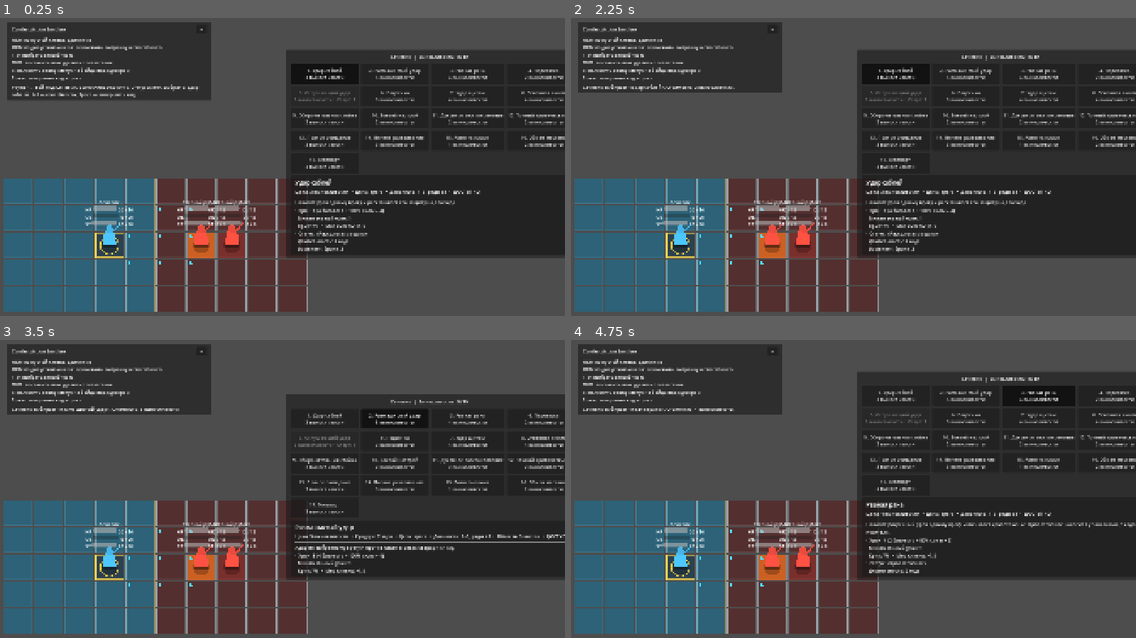
Above: before the commit, frames 1-4 (two rows, left to right).
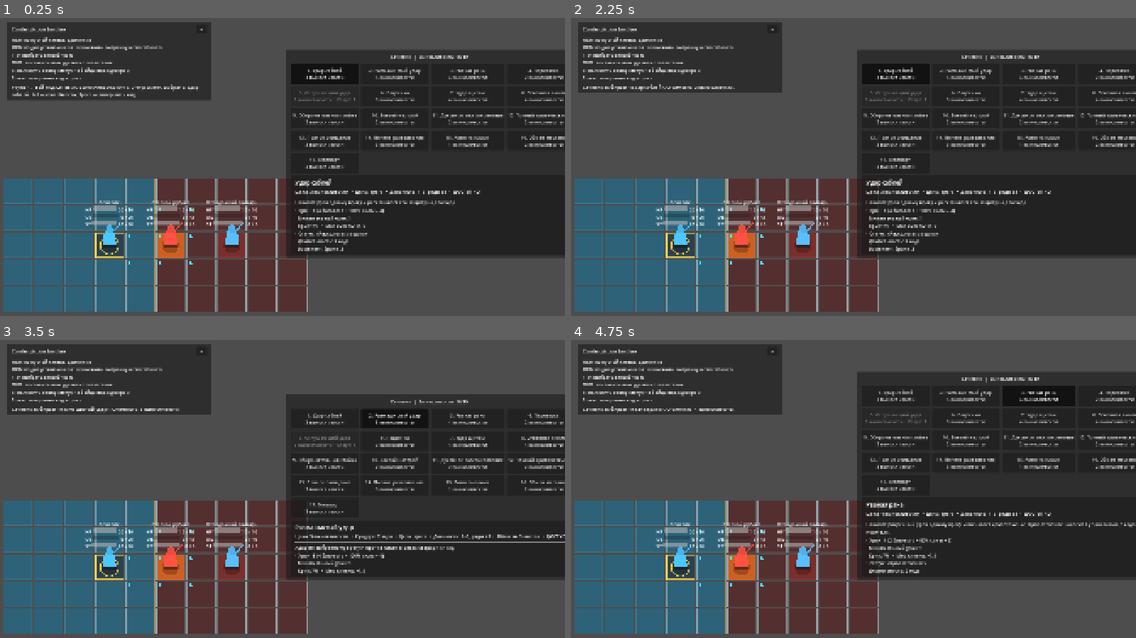
Above: after the commit, the same moments.

Repository: DanilNikolin/kleynod-steppe-frontier
Game: Godot game, scene res://scenes/debug/battle_grid_sandbox.tscn
Same seed, same stepped clock (60 frames per second), same inputs: the game is played once before the commit and once after it. The project has no main scene, so this scene is started directly.
Inputs:
- Up to frame 1 (0.25 s): no input
- Up to frame 2 (2.25 s): click "−" at 0.5 s; click "+" at 1.25 s; click "1. Удар саблей 3 выносливости" at 2 s
- Up to frame 3 (3.5 s): click "2. Размашистый удар 5 выносли…" at 2.75 s
- Up to frame 4 (4.75 s): click "1. Удар саблей 3 выносливости" at 3.5 s; click "3. Рваная рана 4 выносливости" at 4.25 s

The runs differ from the first frame. In frame 1, 1.7% of the frame differs, in the area x 26-46%, y 60-81%; in frame 2, 1.7%; in frame 3, 1.7%; in frame 4, 1.7%.

Commit message:
test(debug): validate utility AI heal scoring

Diff:
--- a/content/abilities/debug/debug_spirit_mend.tres
+++ b/content/abilities/debug/debug_spirit_mend.tres
@@ -12,9 +12,9 @@
 
 [sub_resource type="Resource" id="Resource_spirit_mend_targeting"]
 script = ExtResource("2_targeting")
-aim_relation_mask = 1
-aim_offsets = Array[Vector2i]([Vector2i(0, 0)])
-affected_relation_mask = 1
+aim_relation_mask = 3
+aim_offsets = Array[Vector2i]([Vector2i(0, 0), Vector2i(1, 0), Vector2i(2, 0), Vector2i(-1, 0), Vector2i(-2, 0), Vector2i(0, 1), Vector2i(0, 2), Vector2i(0, -1), Vector2i(0, -2), Vector2i(1, 1), Vector2i(1, -1), Vector2i(-1, 1), Vector2i(-1, -1), Vector2i(2, 1), Vector2i(2, -1), Vector2i(-2, 1), Vector2i(-2, -1)])
+affected_relation_mask = 3
 
 [resource]
 script = ExtResource("1_ability")
--- /dev/null
+++ b/content/combatants/debug/debug_steppe_healer.tres
@@ -0,0 +1,22 @@
+[gd_resource type="Resource" script_class="CombatantDefinition" format=3]
+
+[ext_resource type="Script" uid="uid://djbs8im0vo51" path="res://core/battle/combatants/combatant_definition.gd" id="1_definition"]
+[ext_resource type="PackedScene" uid="uid://frc3c1tiqsau" path="res://presentation/battle/combatants/placeholder_combatant_visual.tscn" id="2_visual"]
+[ext_resource type="Resource" path="res://content/loadouts/debug/debug_steppe_healer_loadout.tres" id="3_loadout"]
+
+[resource]
+script = ExtResource("1_definition")
+definition_id = &"combatant_debug_steppe_healer"
+display_name = "Отладочный знахарь"
+description = "Временный саппорт для проверки Utility AI heal scoring."
+default_loadout = ExtResource("3_loadout")
+base_strength = 0
+base_agility = 1
+base_spirit = 4
+max_health = 10
+base_armor = 0
+max_stamina = 6
+stamina_regeneration = 3
+base_initiative = 2
+visual_scene = ExtResource("2_visual")
+visual_tint = Color(0.35, 0.75, 1, 1)
--- a/content/encounters/debug/debug_skirmish_2v2.tres
+++ b/content/encounters/debug/debug_skirmish_2v2.tres
@@ -4,7 +4,10 @@
 [ext_resource type="Script" uid="uid://blbixnlpyjeaf" path="res://core/battle/encounters/combatant_spawn_definition.gd" id="2_spawn"]
 [ext_resource type="Resource" uid="uid://b3fmtemw5g732" path="res://scenes/debug_sechevik.tres" id="3_player"]
 [ext_resource type="Resource" uid="uid://b4a26r5s863rx" path="res://content/combatants/debug/debug_steppe_raider.tres" id="4_enemy"]
-[ext_resource type="Script" uid="uid://2apyueuevyjk" path="res://core/battle/sides/battle_side_rules.gd" id="5_side_rules"]
+[ext_resource type="Script" uid="uid://cv0u875s12ql" path="res://core/battle/encounters/battle_reinforcement_wave_definition.gd" id="4_wave"]
+[ext_resource type="Resource" path="res://content/combatants/debug/debug_steppe_healer.tres" id="5_healer"]
+[ext_resource type="Script" uid="uid://2apyueuevyjk" path="res://core/battle/sides/battle_side_rules.gd" id="6_side_rules"]
+[ext_resource type="Script" uid="uid://cmu30nbvdwynk" path="res://core/battle/encounters/battle_surface_spawn_definition.gd" id="9_surface_spawn"]
 
 [sub_resource type="Resource" id="Resource_player_1"]
 script = ExtResource("2_spawn")
@@ -13,27 +16,27 @@
 team_id = &"team_player"
 coordinate = Vector2i(3, 2)
 
-[sub_resource type="Resource" id="Resource_enemy_front"]
+[sub_resource type="Resource" id="Resource_enemy_wounded_candidate"]
 script = ExtResource("2_spawn")
-instance_id = &"enemy_front_blocker"
+instance_id = &"enemy_wounded_candidate"
 combatant_definition = ExtResource("4_enemy")
 team_id = &"team_enemy"
-coordinate = Vector2i(6, 2)
+coordinate = Vector2i(5, 2)
 
-[sub_resource type="Resource" id="Resource_enemy_back"]
+[sub_resource type="Resource" id="Resource_enemy_healer"]
 script = ExtResource("2_spawn")
-instance_id = &"enemy_back_swapper"
-combatant_definition = ExtResource("4_enemy")
+instance_id = &"enemy_healer"
+combatant_definition = ExtResource("5_healer")
 team_id = &"team_enemy"
 coordinate = Vector2i(7, 2)
 
 [sub_resource type="Resource" id="Resource_side_rules"]
-script = ExtResource("5_side_rules")
+script = ExtResource("6_side_rules")
 
 [resource]
 script = ExtResource("1_encounter")
 encounter_id = &"debug_skirmish_2v2"
-display_name = "Отладка Utility AI swap"
-description = "Чистая проверка ordinary ally swap: задний враг должен протиснуться через союзника впереди."
+display_name = "Отладка Utility AI heal"
+description = "Проверка heal scoring: игрок ранит рубаку, знахарь должен выбрать лечение союзника."
 side_rules = SubResource("Resource_side_rules")
-combatant_spawns = Array[ExtResource("2_spawn")]([SubResource("Resource_player_1"), SubResource("Resource_enemy_front"), SubResource("Resource_enemy_back")])
+combatant_spawns = Array[ExtResource("2_spawn")]([SubResource("Resource_player_1"), SubResource("Resource_enemy_wounded_candidate"), SubResource("Resource_enemy_healer")])
--- /dev/null
+++ b/content/loadouts/debug/debug_steppe_healer_loadout.tres
@@ -0,0 +1,12 @@
+[gd_resource type="Resource" script_class="CombatantLoadoutDefinition" format=3]
+
+[ext_resource type="Script" uid="uid://bis4duqvyinf4" path="res://core/battle/loadouts/combatant_loadout_definition.gd" id="1_loadout"]
+[ext_resource type="Script" uid="uid://dkivlbn8e06qo" path="res://core/battle/abilities/ability_definition.gd" id="2_ability"]
+[ext_resource type="Resource" uid="uid://bnk0vuvlj8iqp" path="res://content/abilities/debug/debug_spirit_mend.tres" id="3_heal"]
+
+[resource]
+script = ExtResource("1_loadout")
+loadout_id = &"loadout_debug_steppe_healer"
+display_name = "Отладочный знахарь"
+default_ability_id = &"ability_spirit_mend"
+abilities = Array[ExtResource("2_ability")]([ExtResource("3_heal")])
Not shown, changed: godot_focused_context.py
Not shown, added: scenes/debug/battle_grid_sandbox.tscn50120425108.tmp
